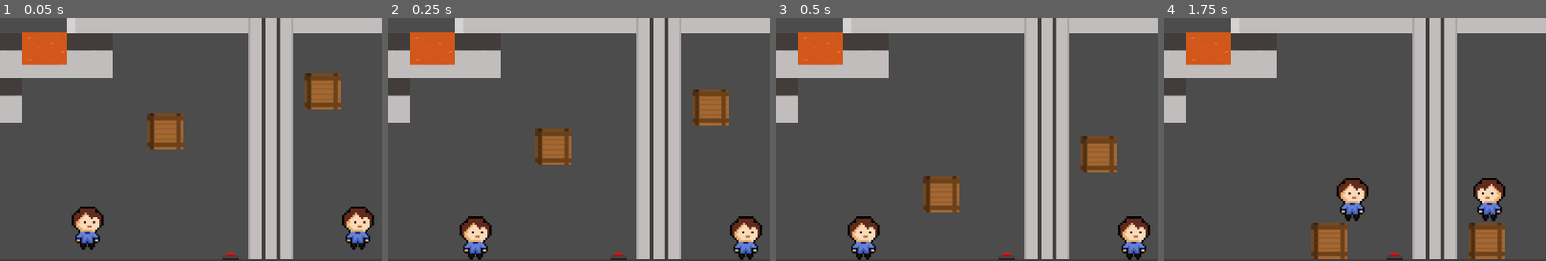
Above: before the commit, frames 1-4 (left to right).
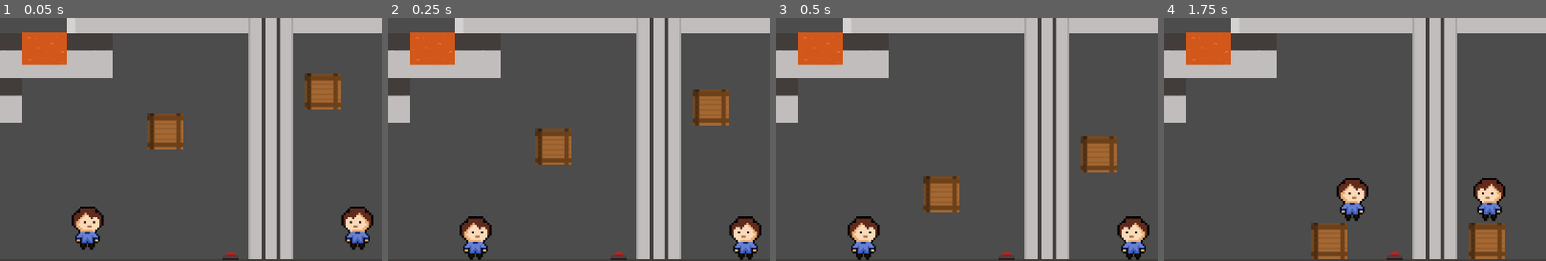
Above: after the commit, the same moments.

Repository: papukweh/Sohlepse
Game: Godot game, scene res://Stages/stage3.tscn
Two runs of this game, one before a commit and one after it. Both use one fixed random seed, a clock stepped at 60 frames per second and the inputs below. This scene is started directly instead of the project's main scene.
Inputs:
- Up to frame 1 (0.05 s): no input
- Up to frame 2 (0.25 s): no input
- Up to frame 3 (0.5 s): no input
- Up to frame 4 (1.75 s): hold Right (move_right) 0.53-1.28 s; tap F (play) at 0.6, 1.55 s; tap Up (jump) at 0.77, 1.52 s; hold Down (move_down) from 1.28 s (still down); tap H (change-h) at 1.35 s
The pictures show only the part of the screen within x 27-77%, y 34-84%; the shares and areas given below are measured in that part.

The runs differ from the first frame. In frame 1, 0.4% of the frame differs, in the area x 89-98%, y 77-95%; in frame 2, 0.4%, in the area x 89-98%, y 81-97%; in frame 3, 0.4%; in frame 4, nothing differs.

Commit message:
Animação de morte e sprite do player espelhados

Diff:
--- a/Sohlepse/Player/Player.gd
+++ b/Sohlepse/Player/Player.gd
@@ -37,6 +37,9 @@
 func _ready():
 	if invert_vertical == -1:
 		self.rotate(PI)
+		$sprite.scale.x = -1
+	elif invert_horizontal == -1:
+		$sprite.scale.x = -1
 
 func _process(delta):
 	if dead:
@@ -139,7 +142,10 @@
 
 func die():
 	dead = true
-	$AnimationPlayer.play("Death")
+	if invert_horizontal == -1 or invert_vertical == -1:
+		$AnimationPlayer.play("Death2")
+	else:
+		$AnimationPlayer.play("Death")
 
 func reset_position():
 	self.set_position(initpos)
--- a/Sohlepse/Player/Player.tscn
+++ b/Sohlepse/Player/Player.tscn
@@ -52,7 +52,50 @@
 "values": [ 5 ]
 }
 
-[node name="Player" type="KinematicBody2D" index="0"]
+[sub_resource type="Animation" id=3]
+
+resource_name = "Death2"
+length = 1.0
+loop = false
+step = 0.1
+tracks/0/type = "value"
+tracks/0/path = NodePath("sprite:position")
+tracks/0/interp = 1
+tracks/0/loop_wrap = true
+tracks/0/imported = false
+tracks/0/enabled = true
+tracks/0/keys = {
+"times": PoolRealArray( 0, 0.5, 1 ),
+"transitions": PoolRealArray( 1, 1, 1 ),
+"update": 0,
+"values": [ Vector2( 0, 0 ), Vector2( -32, -32 ), Vector2( -64, 0 ) ]
+}
+tracks/1/type = "value"
+tracks/1/path = NodePath("sprite:rotation_degrees")
+tracks/1/interp = 1
+tracks/1/loop_wrap = true
+tracks/1/imported = false
+tracks/1/enabled = true
+tracks/1/keys = {
+"times": PoolRealArray( 0, 0.5, 1 ),
+"transitions": PoolRealArray( 1, 1, 1 ),
+"update": 0,
+"values": [ 0.0, -135.0, -270.0 ]
+}
+tracks/2/type = "value"
+tracks/2/path = NodePath("sprite:z_index")
+tracks/2/interp = 1
+tracks/2/loop_wrap = true
+tracks/2/imported = false
+tracks/2/enabled = true
+tracks/2/keys = {
+"times": PoolRealArray( 0 ),
+"transitions": PoolRealArray( 1 ),
+"update": 1,
+"values": [ 5 ]
+}
+
+[node name="Player" type="KinematicBody2D"]
 
 position = Vector2( -0.475647, 1 )
 input_pickable = false
@@ -66,18 +109,20 @@
 
 [node name="sprite" type="Sprite" parent="." index="0"]
 
-z_index = 1
+z_index = 5
 texture = ExtResource( 2 )
-_sections_unfolded = [ "Transform", "Z Index" ]
+_sections_unfolded = [ "Animation", "Offset", "Transform", "Z Index" ]
 
 [node name="CollisionShape2D" type="CollisionShape2D" parent="." index="1"]
 
+visible = false
 position = Vector2( -0.0293961, -2.01142 )
 scale = Vector2( 1, 2.97403 )
-shape = SubResource( 3 )
+shape = SubResource( 1 )
 
 [node name="Siding" type="RayCast2D" parent="." index="2"]
 
+visible = false
 rotation = -1.5708
 enabled = true
 exclude_parent = true
@@ -87,6 +132,7 @@
 
 [node name="RC_down" type="RayCast2D" parent="." index="3"]
 
+visible = false
 position = Vector2( 0, 0.786232 )
 scale = Vector2( 1, 1.02457 )
 enabled = true
@@ -103,7 +149,9 @@
 playback_default_blend_time = 0.0
 playback_speed = 1.0
 anims/Death = SubResource( 2 )
+anims/Death2 = SubResource( 3 )
 blend_times = [  ]
+_sections_unfolded = [ "Pause", "Playback Options" ]
 
 [node name="InputHandler" type="Node" parent="." index="5"]
 
--- a/Sohlepse/Stages/stage1.tscn
+++ b/Sohlepse/Stages/stage1.tscn
@@ -18,7 +18,7 @@
 [ext_resource path="res://Objects/Platform.tscn" type="PackedScene" id=16]
 [ext_resource path="res://Objects/MovingPlatform.tscn" type="PackedScene" id=17]
 
-[node name="stage1" index="0" instance=ExtResource( 1 )]
+[node name="stage1" instance=ExtResource( 1 )]
 
 PLAYERS = 2
 MAX_CLONES = 0
@@ -43,7 +43,7 @@
 collision_mask = 1
 occluder_light_mask = 1
 format = 1
-tile_data = PoolIntArray( -327679, 1073741825, 0, -327678, 1 …(1024 unchanged characters)… 65517, 2, 0, -65512, 1, 0, 1, 1, 0, 18, 536870913, 0, 21, 536870914, 0, 22, 0, 0, 23, 0, 0, 24, 1, 0, 65537, 1, 0, 65554, 536870913, 0, 65560, 1, 0, 131073, 1, 0, 131074,  …(318 unchanged characters)…
+tile_data = PoolIntArray( -327679, 1073741825, 0, -327678, 1 …(1024 unchanged characters)… 65517, 2, 0, -65512, 1, 0, 1, 1, 0, 18, 1, 0, 21, 536870914, 0, 22, 0, 0, 23, 0, 0, 24, 1, 0, 65537, 1, 0, 65554, 1, 0, 65560, 1, 0, 131073, 1, 0, 131074,  …(318 unchanged characters)…
 _sections_unfolded = [ "Cell", "Collision", "Transform" ]
 
 [node name="Real" type="ReferenceRect" parent="." index="1"]
--- a/Sohlepse/Stages/stage3.tscn
+++ b/Sohlepse/Stages/stage3.tscn
@@ -72,8 +72,6 @@
 
 [node name="Players" type="Node" parent="." index="3"]
 
-editor/display_folded = true
-
 [node name="Player1" parent="Players" index="0" instance=ExtResource( 3 )]
 
 position = Vector2( 412.372, 532.797 )
@@ -84,8 +82,6 @@
 invert_horizontal = -1
 
 [node name="Hazards" type="Node" parent="." index="4"]
-
-editor/display_folded = true
 
 [node name="FireArea" parent="Hazards" index="0" instance=ExtResource( 4 )]
 
--- a/Sohlepse/Stages/stage6.tscn
+++ b/Sohlepse/Stages/stage6.tscn
@@ -142,6 +142,8 @@
 
 [node name="Players" type="Node" parent="." index="3"]
 
+editor/display_folded = true
+
 [node name="Player1" parent="Players" index="0" instance=ExtResource( 3 )]
 
 position = Vector2( 51.994, 278.603 )
Not shown: 1 places in Sohlepse/Player/Player.tscn that only renumber resources
